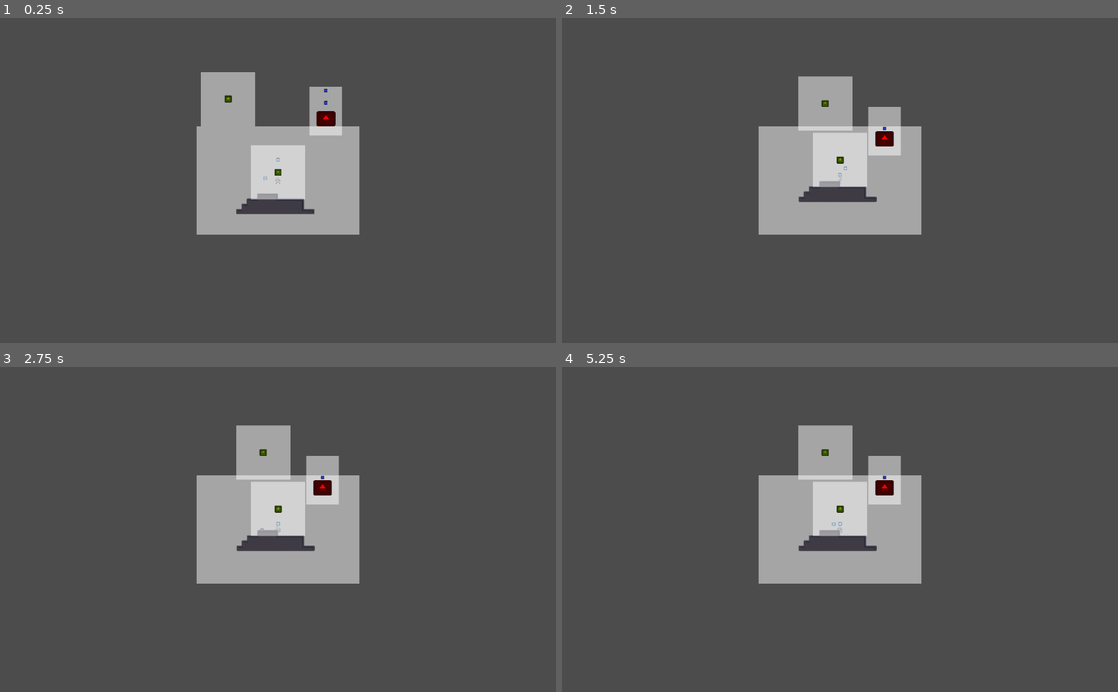
Above: before the commit, frames 1-4 (two rows, left to right).
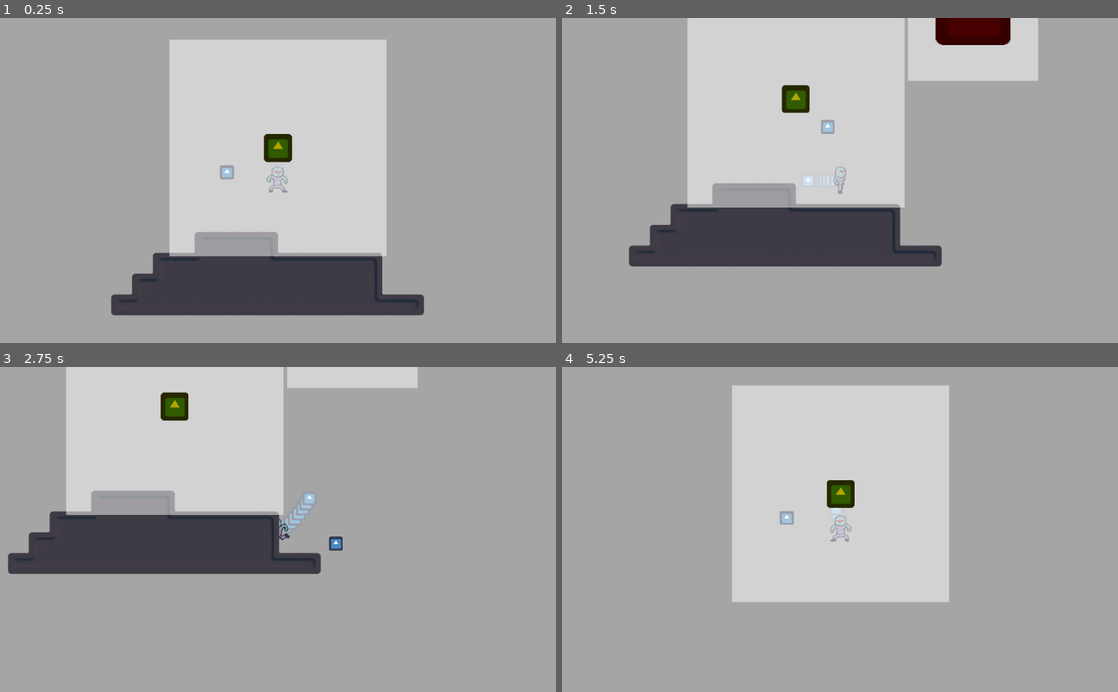
Above: after the commit, the same moments.

Repository: mdrgon1/GWJ-22-Spinzo
Game: Godot game, scene res://Main.tscn
Two runs of this game, one before a commit and one after it. Both use one fixed random seed, a clock stepped at 60 frames per second and the inputs below. The engine's default icon, where the game draws it, is replaced by a stand-in: a white triangle on a blue panel in a dark square.
Inputs:
- Up to frame 1 (0.25 s): no input
- Up to frame 2 (1.5 s): hold Shift (aim) 0.53-1.28 s; hold Right (move_right) from 0.53 s (still down); tap W (jump) at 0.77 s; tap E (throw_ball) at 1.35 s
- Up to frame 3 (2.75 s): tap W (jump) at 1.52 s; release Right (move_right) at 2.03 s; hold A (move_left) from 2.03 s (still down); hold X from 2.03 s (still down)
- Up to frame 4 (5.25 s): release A (move_left) at 2.78 s; release X at 2.78 s; hold Right (move_right) 2.78-4.28 s; tap Shift (aim) at 2.85 s; tap W (jump) at 3.02, 3.77, 4.52 s; hold E (throw_ball) 3.53-4.28 s; hold A (move_left) 4.28-5.03 s; tap X at 4.35 s; hold Right (move_right) from 5.03 s (still down); hold Shift (aim) from 5.03 s (still down)

The runs differ from the first frame. In frame 1, 90% of the frame differs, in the area x 0-100%, y 0-100%; in frame 2, 90%; in frame 3, 90%; in frame 4, 98%.

Commit message:
created trail class

Diff:
--- a/Project/Main.tscn
+++ b/Project/Main.tscn
@@ -1,11 +1,12 @@
-[gd_scene load_steps=7 format=2]
+[gd_scene load_steps=8 format=2]
 
 [ext_resource path="res://Player/Player.tscn" type="PackedScene" id=1]
 [ext_resource path="res://tileset.tres" type="TileSet" id=2]
 [ext_resource path="res://Ball/Ball.tscn" type="PackedScene" id=3]
 [ext_resource path="res://Scripts/Camera.gd" type="Script" id=4]
 [ext_resource path="res://Scripts/MainLevel.gd" type="Script" id=5]
-[ext_resource path="res://hazards/Hazard0.tscn" type="PackedScene" id=6]
+[ext_resource path="res://Player Outline/PlayerOutline.gd" type="Script" id=7]
+[ext_resource path="res://icon.png" type="Texture" id=8]
 
 [node name="Main" type="Node2D"]
 script = ExtResource( 5 )
@@ -14,8 +15,21 @@
 "player",
 ] instance=ExtResource( 1 )]
 
+[node name="Node2D" type="Node2D" parent="."]
+script = ExtResource( 7 )
+trail_speed = 80.0
+num_trails = 7
+pos_lerp = 20.0
+target_path = NodePath("../Player")
+
+[node name="Sprite" type="Sprite" parent="Node2D"]
+scale = Vector2( 0.1, 0.1 )
+z_index = -1
+texture = ExtResource( 8 )
+
 [node name="Camera2D" type="Camera2D" parent="."]
 current = true
+zoom = Vector2( 0.25, 0.25 )
 script = ExtResource( 4 )
 
 [node name="Ball" parent="." groups=[
@@ -25,9 +39,6 @@
 collision_layer = 2
 collision_mask = 2
 
-[node name="Bopper" parent="." instance=ExtResource( 6 )]
-position = Vector2( 0, -38.3986 )
-
 [node name="TileMap" type="TileMap" parent="."]
 scale = Vector2( 0.15, 0.15 )
 tile_set = ExtResource( 2 )
--- /dev/null
+++ b/Project/Player Outline/PlayerOutline.gd
@@ -0,0 +1,4 @@
+extends Trailing
+
+func _physics_process(delta):
+	run(delta)
--- a/Project/Scripts/Trailing.gd
+++ b/Project/Scripts/Trailing.gd
@@ -1,5 +1,24 @@
-extends Node
-
+extends Node2D
 class_name Trailing
 
+export var trail_speed : float
+export var num_trails : int
+export var pos_lerp : float
+
 var target : Node2D
+
+export var target_path : NodePath
+
+func _enter_tree():
+	if(num_trails > 0):
+		var new_trail = self.duplicate()
+		new_trail.target_path = self.get_path()
+		new_trail.trail_speed = trail_speed
+		new_trail.num_trails = num_trails - 1
+		new_trail.pos_lerp = pos_lerp
+		new_trail.position = position
+		get_tree().root.call_deferred("add_child", new_trail)
+	target = get_node(target_path)
+
+func run(delta):
+	position += (target.position - position) * pos_lerp * delta
--- a/Project/project.godot
+++ b/Project/project.godot
@@ -14,7 +14,7 @@
 "language": "GDScript",
 "path": "res://Scripts/State.gd"
 }, {
-"base": "Node",
+"base": "Node2D",
 "class": "Trailing",
 "language": "GDScript",
 "path": "res://Scripts/Trailing.gd"
